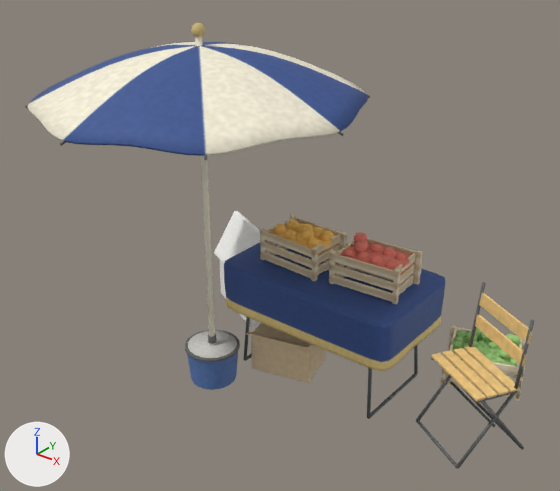
A saved change to the FBX model unity/CheckoutSimulator/Assets/Resources/CheckoutEras/Era0_Mesinha.fbx.
Rendered twice from a 50 mm lens placed at (2.47, -3.62, 3.04), pointed at (-0.09, -0.42, 1.06). The axes (+X, +Y, +Z) are drawn at lower left. The lights are the same throughout. The picture after the commit comes second. Where no turn or scale is listed for an object, it has been applied to the vertices.

Objects in the first picture: 'ERA0_Box.001', 'ERA0_Chair.001', 'ERA0_Cloth.001', 'ERA0_Cooler.001', 'ERA0_CrateA.001', 'ERA0_CrateB.001', 'ERA0_CrateC.001', 'ERA0_Limes.001', 'ERA0_Oranges.001', 'ERA0_Table.001', 'ERA0_Tomatoes.001', 'ERA0_Umbrella.001'.
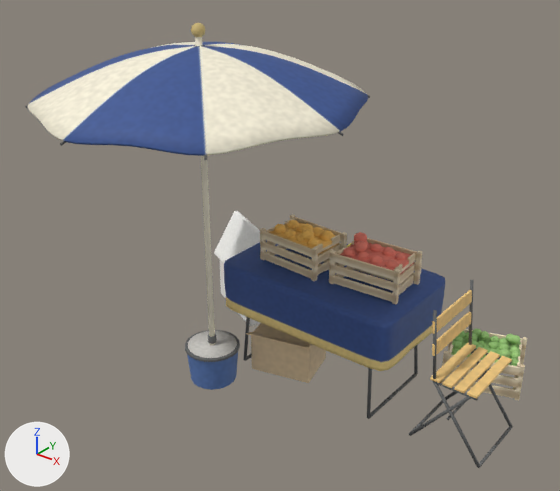
What changed in the scene script:
```text
Change ob_era0_chair_001:
    ob_era0_chair_001.location: (1.05, -0.05, 0.0) -> (1.0, -0.05, 0.0)
    ob_era0_chair_001.rotation_euler: (0.0, 0.0, -0.524) -> (0.0, 0.0, 1.571)  # degrees (0, 0, -30) -> degrees (0, 0, 90)
```

What differs and where, as boxes (x1, y1, x2, y2) in the pictures (560 x 491 px):
'ERA0_Chair.001', moved, turned: before (416, 282, 534, 469); after (409, 280, 513, 468)
